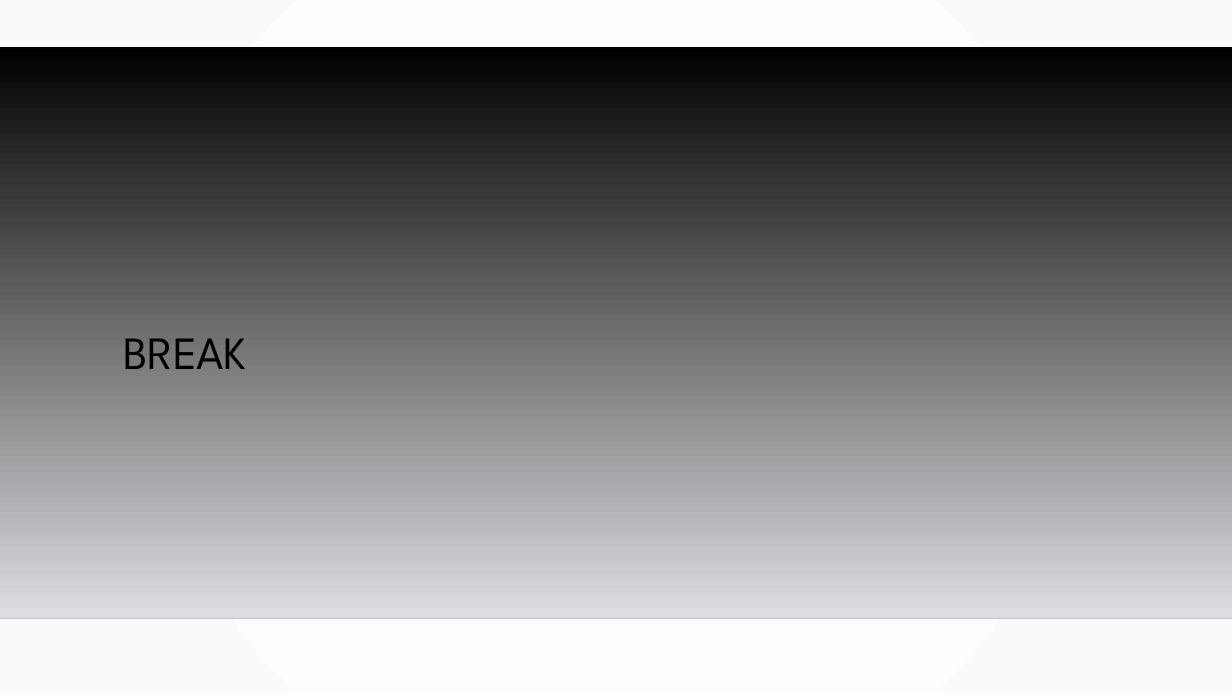
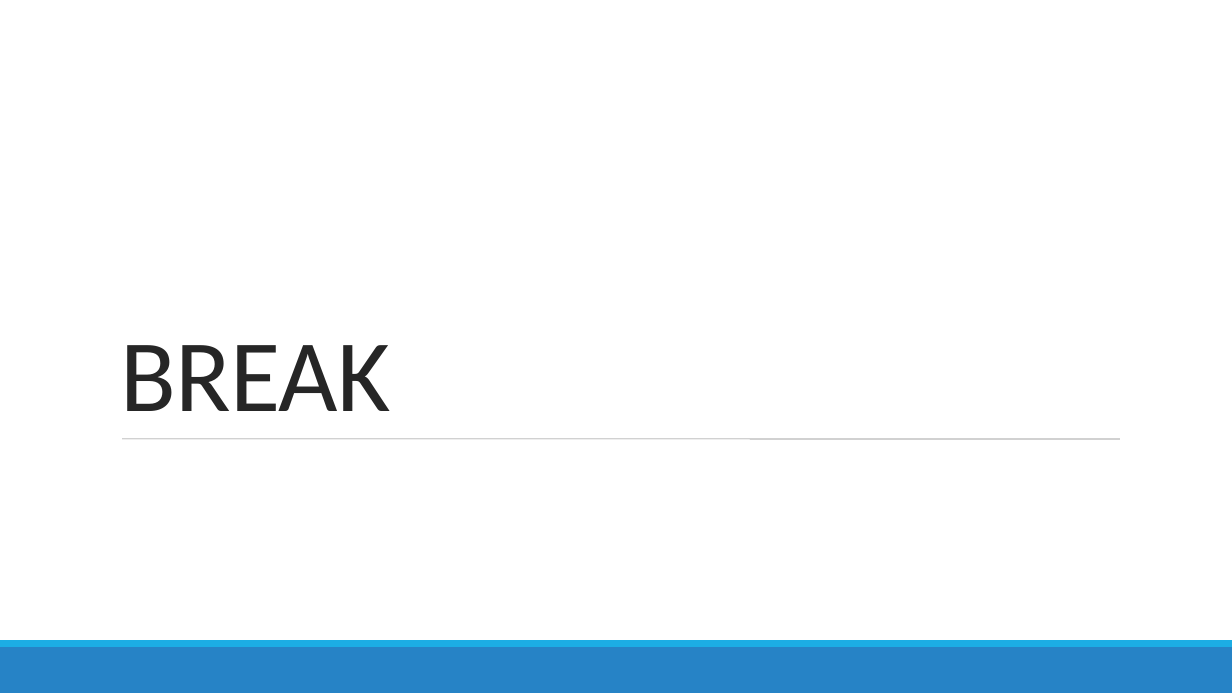
Before and after one commit to MGIS-UMN/GIS5577_week8, a slide deck: slide 11 of Raster_analysis.odp. Drawn at 1232x693 pixels with LibreOffice and Linux fonts; fonts in the diff are those of the drawing; background and template pictures are left out. Boxes give left, top, right and bottom in pixels: in the first picture for what was removed or moved away, otherwise in the second. Text is boxed around its words. In the diff, an @@ line names an element or a change of style, - is before the commit and + after.

```diff
--- a/Raster_analysis.odp
+++ b/Raster_analysis.odp
@@ background gradient #FFFFFF to #FAFAFA to #FFFFFF @@
@@ freeform shape removed at (x1=0, y1=47, x2=1232, y2=618) @@
@@ title "BREAK" moved from (x1=123, y1=338, x2=246, y2=369) to (x1=120, y1=345, x2=391, y2=411) @@
@@ title "BREAK" at (x1=120, y1=345, x2=391, y2=411): size 36 to 80 pt, font League Spartan to Calibri, text colour #000000 to #262626, letter spacing 0 to -0.5 pt; line spacing 0.9 to 0.85 @@
@@ line added from (122, 439) to (1120, 439), #7F7F7F 0.51 pt @@
@@ line removed from (0, 618) to (1232, 618) @@
@@ freeform shape added at (x1=0, y1=647, x2=1232, y2=693), fill #2683C6 @@
@@ freeform shape added at (x1=0, y1=640, x2=1232, y2=647), fill #1CADE4 @@
```
Also in this commit, not shown: 22 other slides changed.
